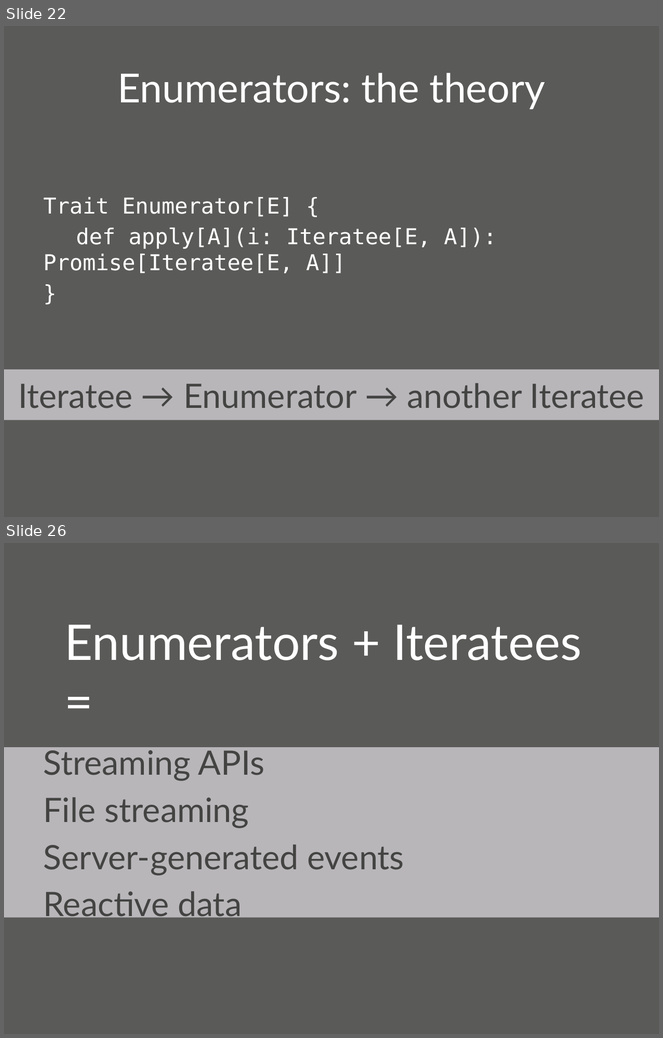
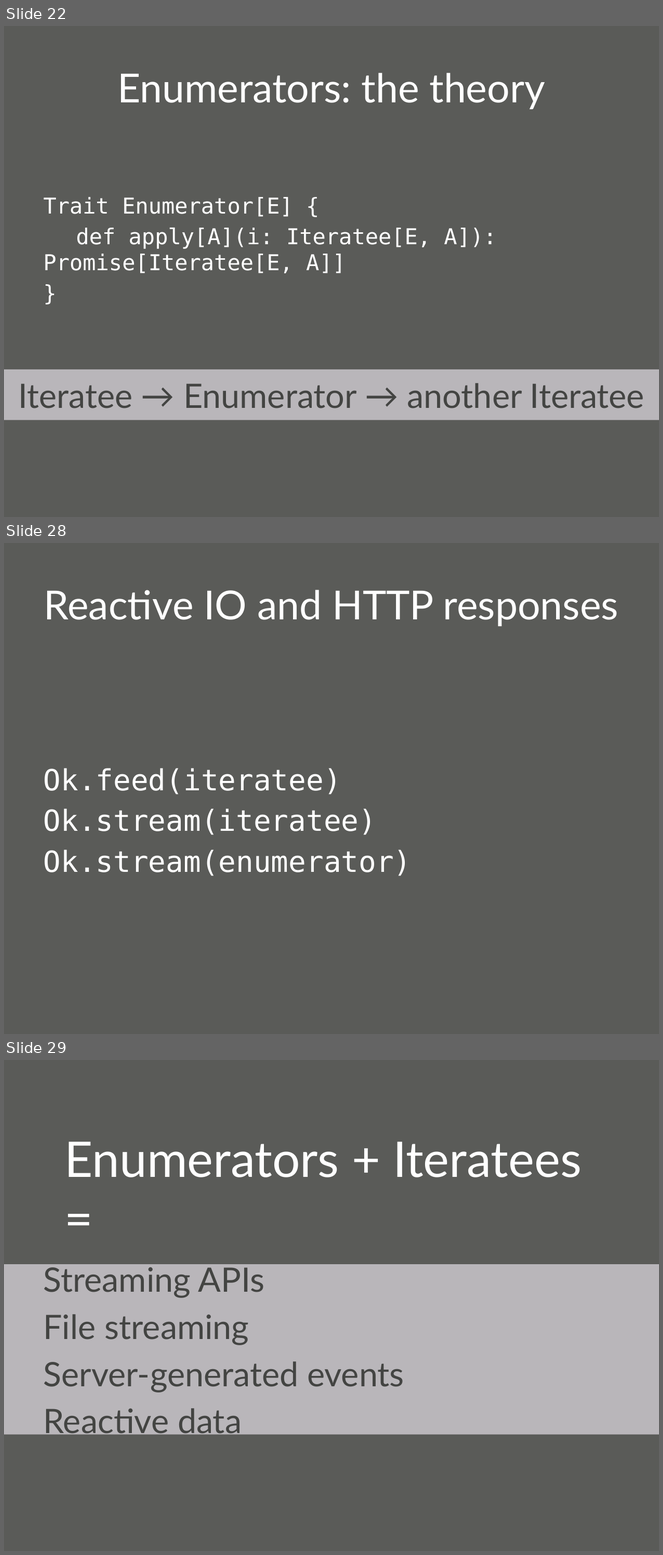
Before and after one commit to oscarrenalias/wjax-2012-play-async-apps, a slide deck: presentation/Asynchronous web apps with Play Framework 2.0.pptx. Shown one above the other, each under a label of ours: slides 22 and 26 before the commit, slides 22, 28 and 29 after it; the slides between them are not shown. The pictures are 663x1038 and 663x1555 pixels, drawn with LibreOffice and Linux fonts; fonts in the diff are those of the drawing; background and template pictures are left out. Boxes give left, top, right and bottom in pixels: in the first picture for what was removed or moved away, otherwise in the second. Text is boxed around its words. In the diff, an @@ line names an element or a change of style, - is before the commit and + after.

```diff
--- a/presentation/Asynchronous web apps with Play Framework 2.0.pptx
+++ b/presentation/Asynchronous web apps with Play Framework 2.0.pptx
@@ slide 28 added at <box>4,543,659,1034</box>, background picture (left out) @@
@@ title added at <box>44,590,619,626</box>, 44 pt, text #FFFFFF @@
+Reactive IO and HTTP responses
@@ text added at <box>44,768,412,876</box>, 32 pt, text #FFFFFF @@
+Ok.feed(iteratee)
+Ok.stream(iteratee)
+Ok.stream(enumerator)
@@ what was slide 26 is now slide 29 @@
```
Also in this commit, not shown: 5 slides changed, 4 other slides added, 1 slide removed.
